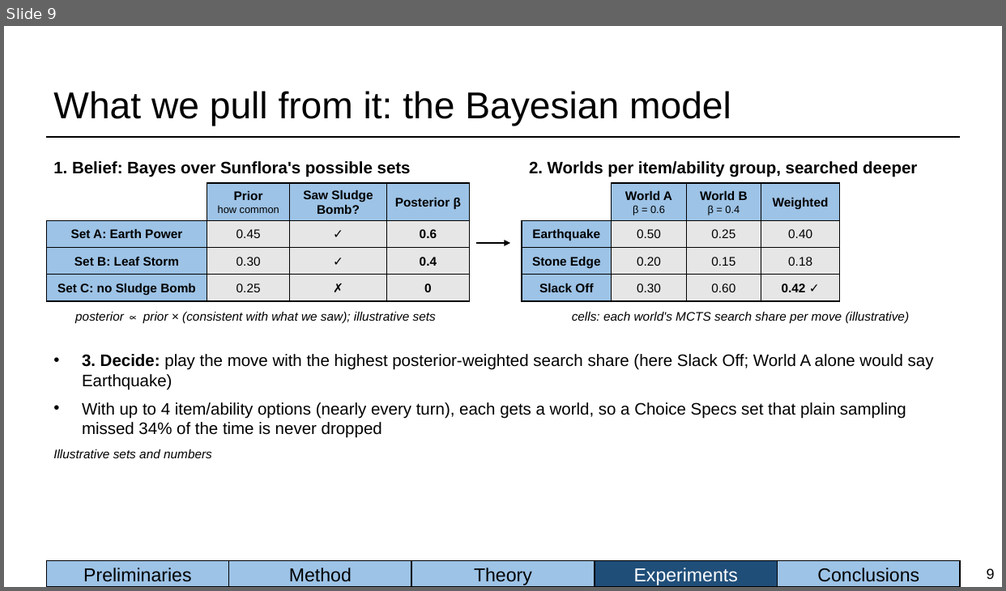
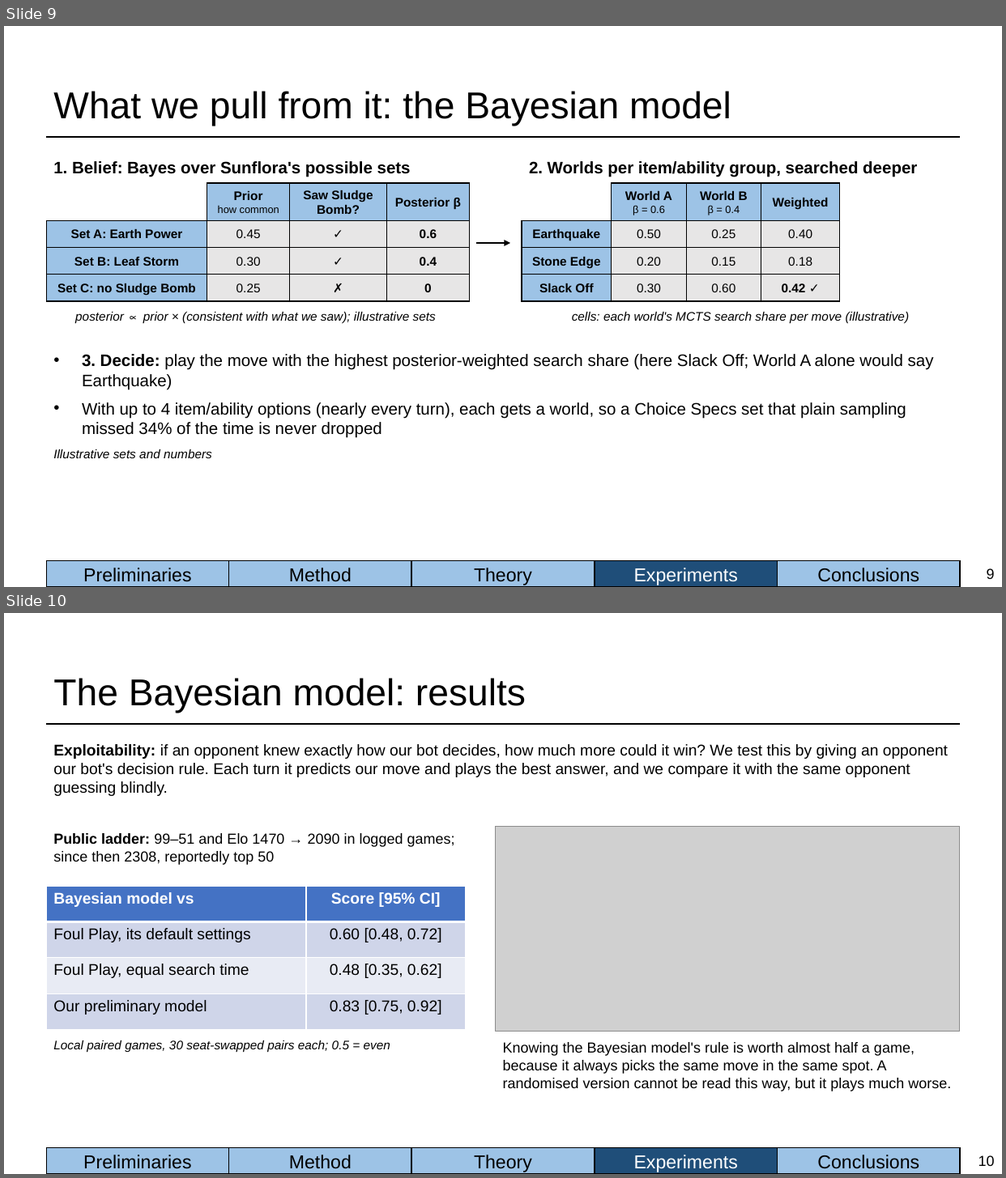
Before and after one commit to BioFanat/pokemon-equilibrium-engine, a slide deck: report/slides/deck.pptx. Shown one above the other, each under a label of ours: slide 9 before the commit, slides 9 and 10 after it. The pictures are 1006x591 and 1006x1178 pixels, drawn with LibreOffice and Linux fonts; fonts in the diff are those of the drawing; grey boxes stand for pictures. Boxes give left, top, right and bottom in pixels: in the first picture for what was removed or moved away, otherwise in the second. Text is boxed around its words. In the diff, an @@ line names an element or a change of style, - is before the commit and + after.

Commit message:
Deck: one Bayesian results slide (paired-games table, plain-language exploitability); Hedge-over-Bayesian dropped

```diff
--- a/report/slides/deck.pptx
+++ b/report/slides/deck.pptx
@@ slide 10 added at [4,613,1002,1174], background #FFFFFF; not listed: 6 template elements that a slide beside it also shows @@
@@ title added at [53,678,526,713], 36 pt, text #000000 @@
+The Bayesian model: results
@@ text added at [53,744,948,796], 15 pt, text #000000 @@
+Exploitability: if an opponent knew exactly how our bot decides, how much more could it win? We test this by giving an opponent our bot's decision rule. Each turn it predicts our move and plays the best answer, and we compare it with the same opponent guessing blindly.
@@ picture added at [496,826,960,1032] @@
@@ text added at [53,833,455,865], 14 pt, text #000000 @@
+Public ladder: 99–51 and Elo 1470 → 2090 in logged games; since then 2308, reportedly top 50
@@ table added at [47,886,466,1030], 4 rows, 2 columns @@
+Bayesian model vs | Score [95% CI]
+Foul Play, its default settings | 0.60 [0.48, 0.72]
+Foul Play, equal search time | 0.48 [0.35, 0.62]
+Our preliminary model | 0.83 [0.75, 0.92]
@@ text added at [53,1041,390,1052], 12 pt, text #000000, italic @@
+Local paired games, 30 seat-swapped pairs each; 0.5 = even
@@ text added at [503,1042,951,1092], 14 pt, text #000000 @@
+Knowing the Bayesian model's rule is worth almost half a game, because it always picks the same move in the same spot. A randomised version cannot be read this way, but it plays much worse.
@@ page number added at [978,1156,995,1166], 14 pt, text #000000 @@
+10
```
Also in this commit, not shown: 1 slide changed, 2 slides removed, 6 other files.
